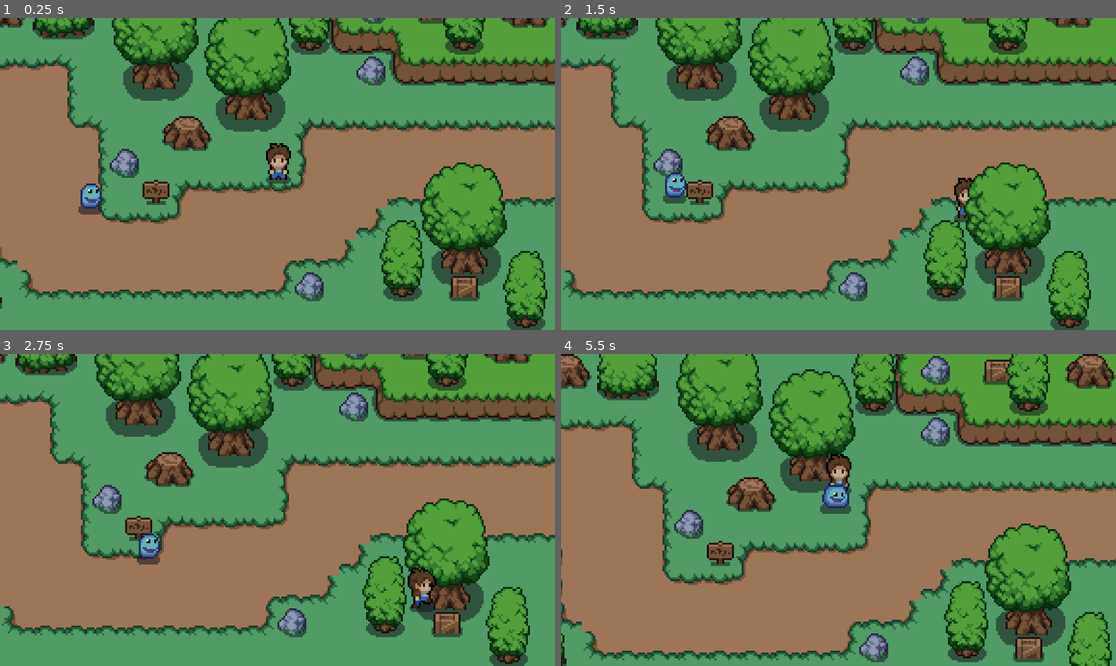
Above: before the commit, frames 1-4 (two rows, left to right).
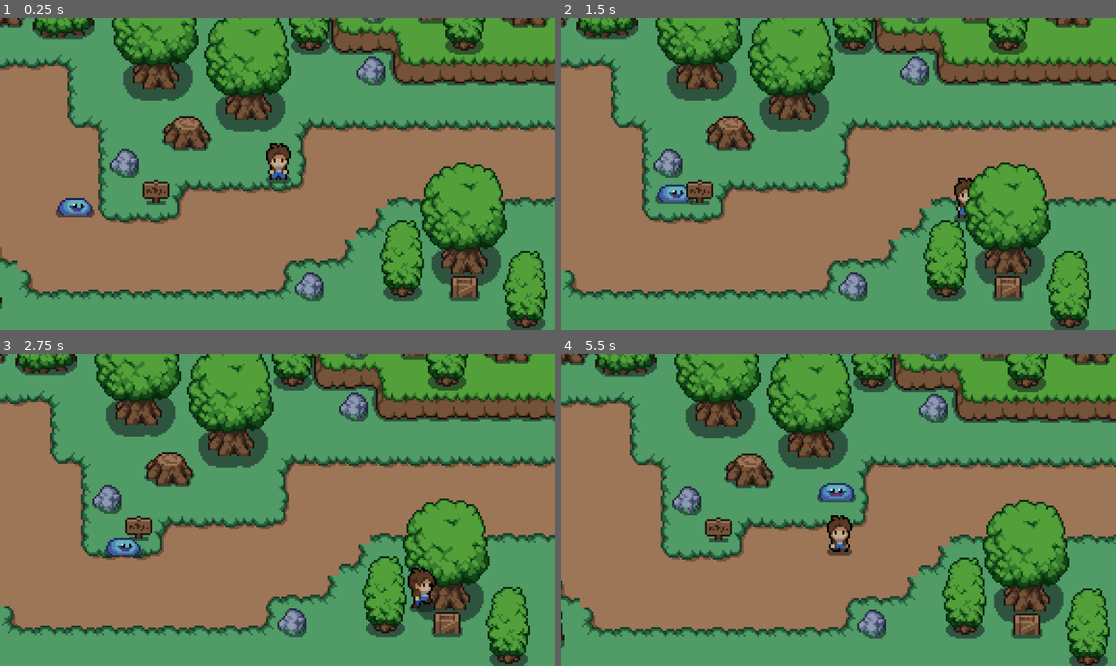
Above: after the commit, the same moments.

Repository: christianjensen2903/rpg-boxhead
Game: Godot game, scene res://scenes/world.tscn
The game is run twice, just before and just after one commit, with the same random seed, the same clock (stepped at 60 frames per second) and the same inputs.
Inputs:
- Up to frame 1 (0.25 s): no input
- Up to frame 2 (1.5 s): hold Right (ui_right) 0.53-1.28 s; hold Down (ui_down) from 1.28 s (still down)
- Up to frame 3 (2.75 s): release Down (ui_down) at 2.03 s; hold Right (ui_right) from 2.03 s (still down)
- Up to frame 4 (5.5 s): release Right (ui_right) at 2.78 s; hold Up (ui_up) 2.78-3.53 s; hold Left (ui_left) 3.53-5.03 s; hold Down (ui_down) from 5.03 s (still down)

The runs differ from the first frame. In frame 1, 0.6% of the frame differs, in the area x 10-19%, y 53-64%; in frame 2, 0.4%; in frame 3, 0.7%; in frame 4, 50%, in the area x 0-100%, y 0-100%.

Commit message:
✨ Enemy delay and animation

Diff:
--- a/scripts/enemy.gd
+++ b/scripts/enemy.gd
@@ -1,27 +1,62 @@
 extends CharacterBody2D
 
 const SPEED = 40
+const DIRECTION_UPDATE_DELAY = 0.2  # Delay in seconds before updating direction
+
 var player
+var current_dir = "down" # Default direction
+var anim_sprite
+var last_direction_update_time = 0.0  # Tracks time since the last direction update
 
-func _ready():
+func _ready() -> void:
 	player = get_parent().get_node("player")
+	anim_sprite = $AnimatedSprite2D
 
 func _physics_process(delta: float) -> void:
+	last_direction_update_time += delta
+	handle_movement()
+
+func handle_movement() -> void:
 	if not player:
 		return
 
-	# Fix to weird behaviour with move_and_slide when above
 	if position.distance_to(player.position) < 10:
 		return
 
-	var direction = (player.position - position).normalized()
-	velocity = direction * SPEED
+	# Only update the direction after the delay has passed
+	if last_direction_update_time >= DIRECTION_UPDATE_DELAY:
+		last_direction_update_time = 0.0  # Reset timer
 
-	$AnimatedSprite2D.play("side_walk")
+		# Determine direction towards the player
+		var direction = (player.position - position).normalized()
+		velocity = direction * SPEED
 
-	if (player.position.x - position.x) < 0:
-		$AnimatedSprite2D.flip_h = true
-	else:
-		$AnimatedSprite2D.flip_h = false
+		# Update animation based on movement direction
+		update_animation_direction(direction)
 
 	move_and_slide()
+
+func update_animation_direction(direction: Vector2) -> void:
+	# Determine the main direction
+	if abs(direction.x) > abs(direction.y):
+		if direction.x > 0:
+			current_dir = "right"
+		else:
+			current_dir = "left"
+	else:
+		if direction.y > 0:
+			current_dir = "down"
+		else:
+			current_dir = "up"
+
+	# Play the corresponding animation
+	if current_dir == "right":
+		anim_sprite.flip_h = false
+		anim_sprite.play("side_walk")
+	elif current_dir == "left":
+		anim_sprite.flip_h = true
+		anim_sprite.play("side_walk")
+	elif current_dir == "down":
+		anim_sprite.play("front_walk")
+	elif current_dir == "up":
+		anim_sprite.play("back_walk")
